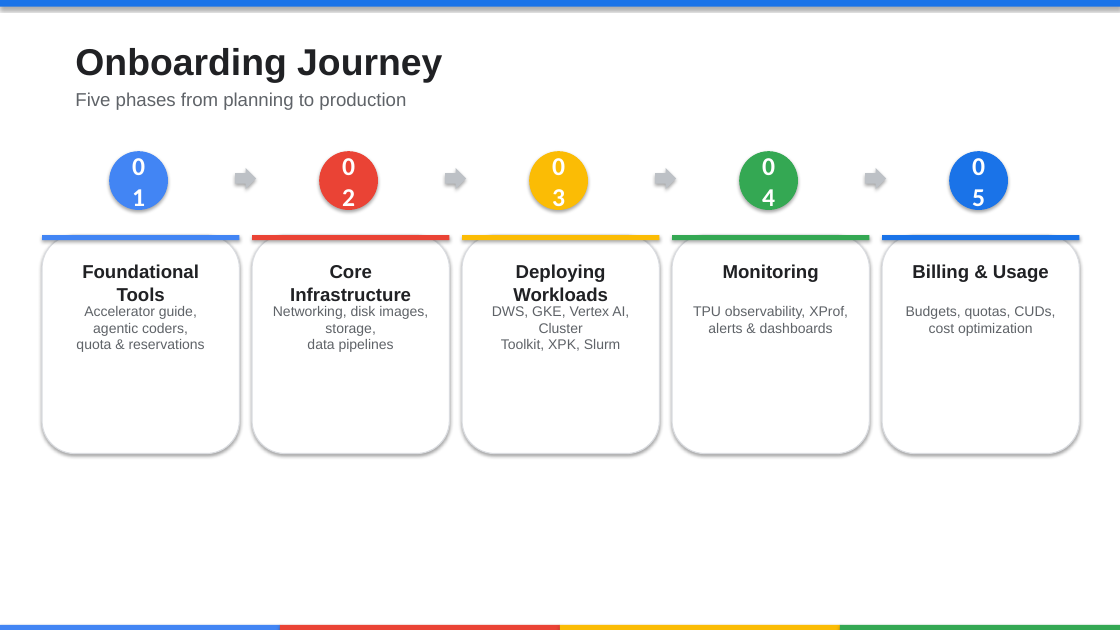
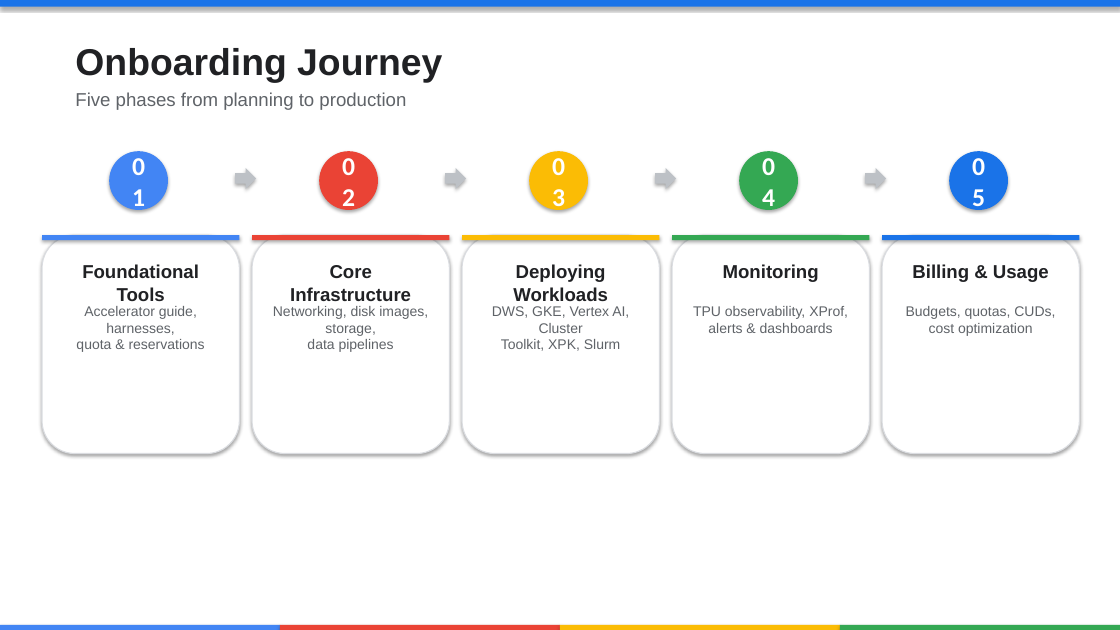
Before and after one commit to WandLZhang/GPS-AI-Infra-Onboarding-Workshop, a slide deck: slide 2 of AI_Infrastructure_Onboarding_Presentation.pptx. Drawn at 1120x630 pixels with LibreOffice and Linux fonts; fonts in the diff are those of the drawing. Boxes give left, top, right and bottom in pixels: in the first picture for what was removed or moved away, otherwise in the second. Text is boxed around its words. In the diff, an @@ line names an element or a change of style, - is before the commit and + after.

Commit message:
Deck: say harness, and list the new folders
generate_presentation.py says harness instead of agentic coder, and its repository card lists the new top-level folders. The .pptx is rebuilt from it with python-pptx. Only those five text frames changed.

```diff
--- a/AI_Infrastructure_Onboarding_Presentation.pptx
+++ b/AI_Infrastructure_Onboarding_Presentation.pptx
@@ text at (76, 306, 205, 352): text changed @@
-Accelerator guide, agentic coders,
-quota & reservations
+Accelerator guide, harnesses,
+quota & reservations
```
Also in this commit, not shown: 3 other slides changed, 1 other file.
